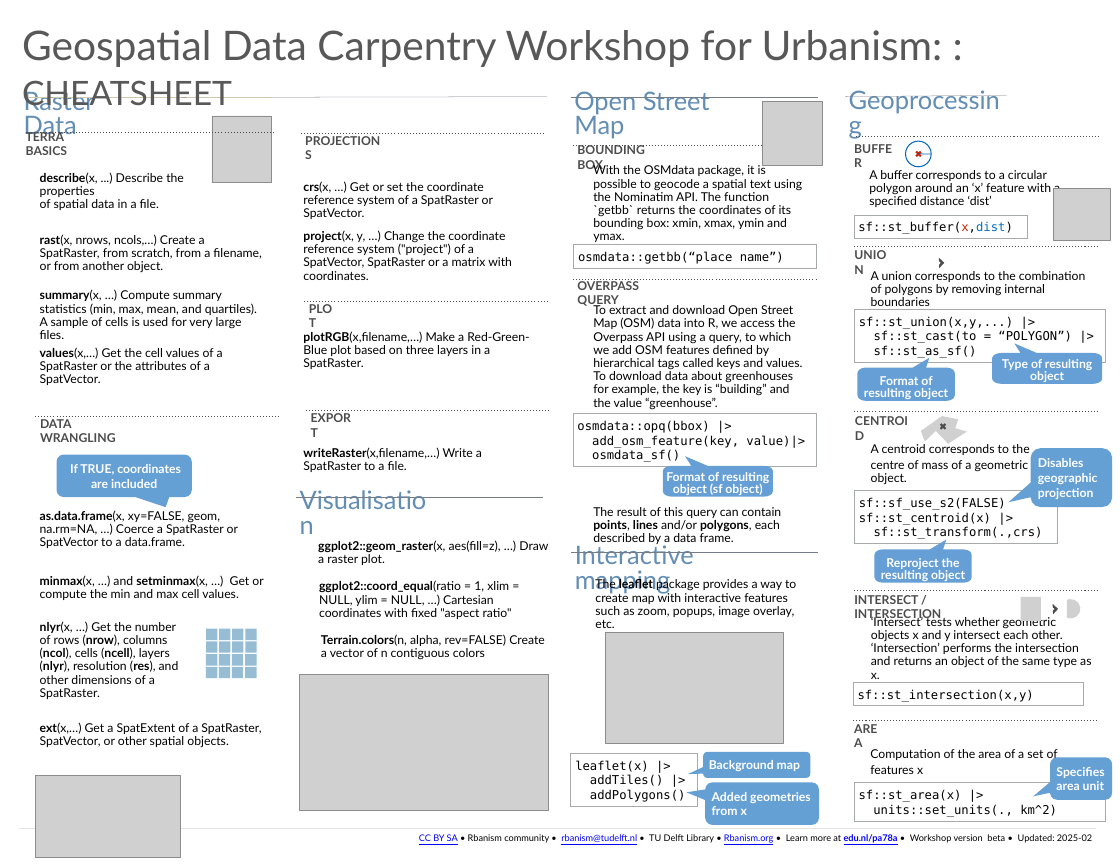
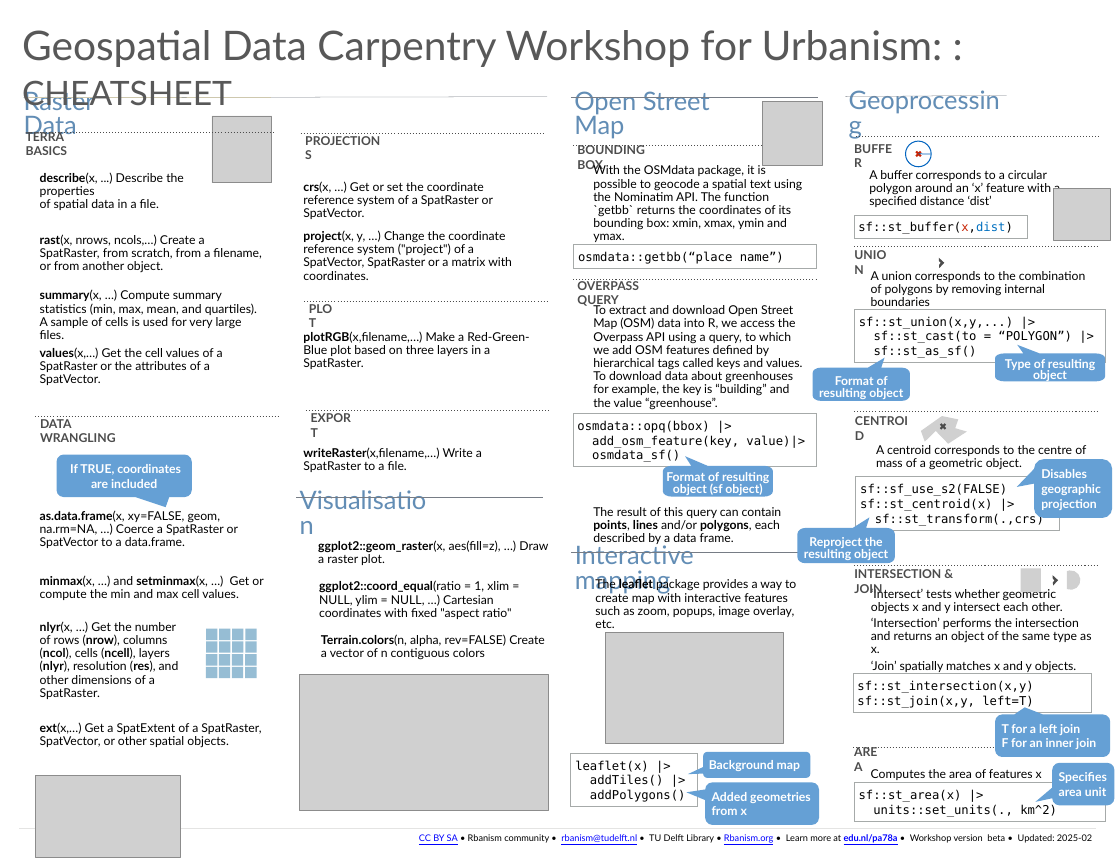
Before and after one commit to carpentries-incubator/r-geospatial-urban, a slide deck: slide 2 of instructors/cheatsheet/GDCU2025_cheatsheet.pptx. Drawn at 1120x865 pixels with LibreOffice and Linux fonts; fonts in the diff are those of the drawing; grey boxes stand for pictures; background and template pictures are left out. Boxes give left, top, right and bottom in pixels: in the first picture for what was removed or moved away, otherwise in the second. Text is boxed around its words. In the diff, an @@ line names an element or a change of style, - is before the commit and + after.

Commit message:
add st_join to cheatsheet

```diff
--- a/instructors/cheatsheet/GDCU2025_cheatsheet.pptx
+++ b/instructors/cheatsheet/GDCU2025_cheatsheet.pptx
@@ freeform shape "Format of resulting object": place and size @@
-freeform shape "Format of resulting object" at <box>858,358,955,401</box>
+freeform shape "Format of resulting object" at <box>812,358,910,401</box>
@@ freeform shape "Type of resulting object" at <box>995,345,1105,382</box>: outline redrawn @@
@@ text at <box>876,445,1086,470</box>: text changed @@
-A centroid corresponds to the
-centre of mass of a geometric object.
+A centroid corresponds to the centre of mass of a geometric object.
@@ rectangle "sf::sf_use_s2(FALSE)": place and size @@
-rectangle "sf::sf_use_s2(FALSE)" at <box>855,491,1058,545</box>
+rectangle "sf::sf_use_s2(FALSE)" at <box>855,477,1059,531</box>
@@ rounded speech box "Disables geographic projection": place and size @@
-rounded speech box "Disables geographic projection" at <box>1031,449,1112,507</box>
+rounded speech box "Disables geographic projection" at <box>1034,460,1113,518</box>
@@ rounded speech box "Disables geographic projection" at <box>1034,460,1113,518</box>: proportions changed @@
@@ freeform shape "Reproject the resulting object": place and size @@
-freeform shape "Reproject the resulting object" at <box>874,539,972,583</box>
+freeform shape "Reproject the resulting object" at <box>797,517,895,564</box>
@@ line moved from (854, 591) - (1097, 591) to (854, 566) - (1097, 566) @@
@@ text at <box>854,569,941,596</box>: text changed @@
-  INTERSECT / INTERSECTION
+  INTERSECTION & JOIN
@@ text at <box>871,587,1091,673</box>: text changed @@
-‘Intersect’ tests whether geometric objects x and y intersect each other. ‘Intersection’ performs the intersection and returns an object of the same type as x.
+‘Intersect’ tests whether geometric objects x and y intersect each other.
+‘Intersection’ performs the intersection and returns an object of the same type as x.
+‘Join’ spatially matches x and y objects.
@@ 2 pictures, 1 half frame: place and size @@
-2 pictures, 1 half frame at <box>1020,597,1083,622</box>
+2 pictures, 1 half frame at <box>1020,567,1083,593</box>
@@ rectangle "sf::st_intersection(x,y)": place and size @@
-rectangle "sf::st_intersection(x,y)" at <box>853,682,1083,706</box>
+rectangle "sf::st_intersection(x,y)" at <box>853,674,1092,712</box>
@@ text in rectangle at <box>857,695,1033,708</box>: paragraph added @@
+sf::st_join(x,y, left=T)
@@ rounded speech box added at <box>995,715,1110,757</box>, fill #65A0D5, 12 pt, text #FFFFFF, bold @@
+T for a left join
+F for an inner join
@@ line moved from (853, 721) - (1097, 721) to (853, 748) - (1097, 748) @@
@@ text "AREA": place and size @@
-text "AREA" at <box>978,751,1001,758</box>
+text "AREA" at <box>949,771,972,778</box>
@@ text at <box>871,769,1042,780</box>: text changed @@
-Computation of the area of a set of
-features x
+Computes the area of features x
@@ rounded speech box "Specifies area unit": place and size @@
-rounded speech box "Specifies area unit" at <box>1050,758,1112,800</box>
+rounded speech box "Specifies area unit" at <box>1052,763,1114,806</box>
```
